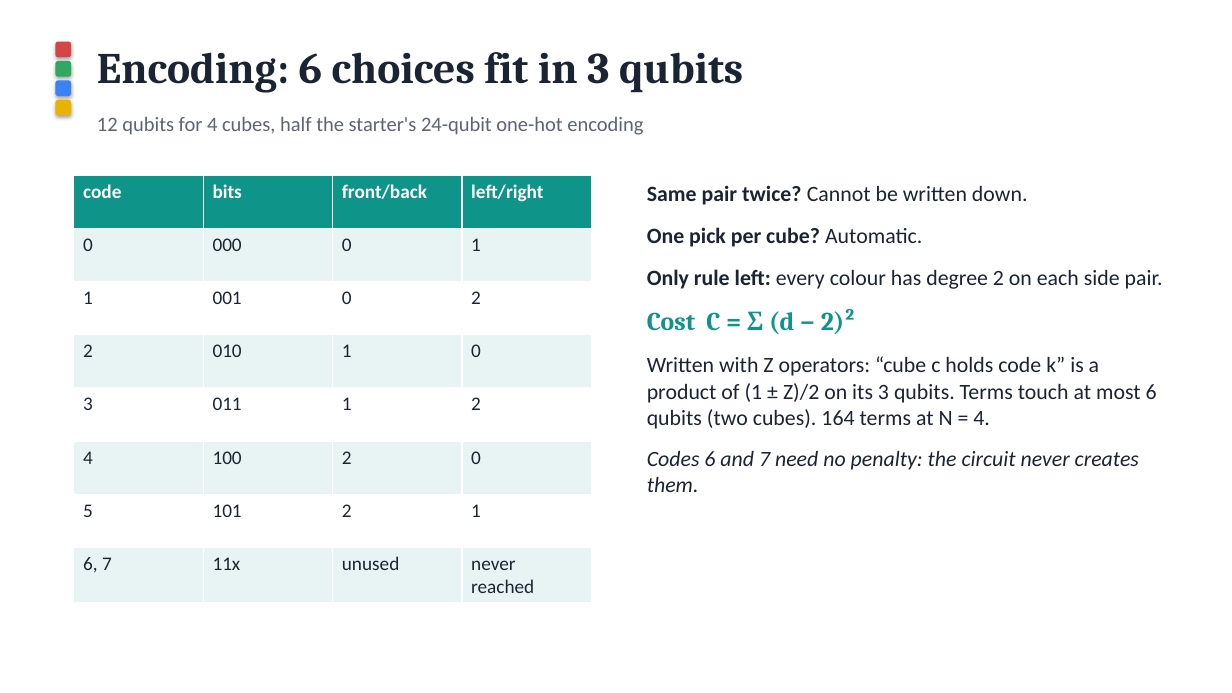
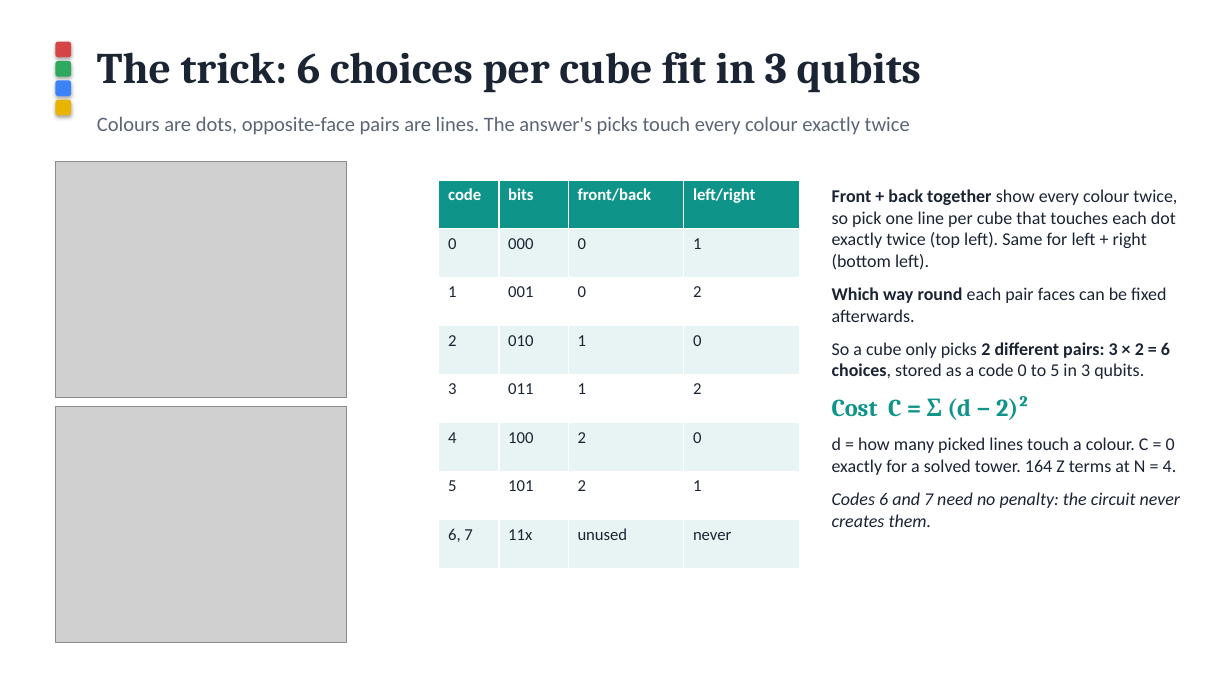
Before and after one commit to rmohanty521/qiskit, a slide deck: slide 3 of slides.pptx. Drawn at 1232x693 pixels with LibreOffice and Linux fonts; fonts in the diff are those of the drawing; grey boxes stand for pictures. Boxes give left, top, right and bottom in pixels: in the first picture for what was removed or moved away, otherwise in the second. Text is boxed around its words. In the diff, an @@ line names an element or a change of style, - is before the commit and + after.

```diff
--- a/slides.pptx
+++ b/slides.pptx
@@ text at [97, 52, 921, 93]: text changed @@
-Encoding: 6 choices fit in 3 qubits
+The trick: 6 choices per cube fit in 3 qubits
@@ text at [97, 116, 910, 135]: text changed @@
-12 qubits for 4 cubes, half the starter's 24-qubit one-hot encoding
+Colours are dots, opposite-face pairs are lines. The answer's picks touch every colour exactly twice
@@ picture added at [55, 162, 347, 397] @@
@@ table at [439, 180, 799, 568] @@
-row 8, column 4: never reached
+row 8, column 4: never
@@ size 15 to 13 pt @@
@@ table: place and size @@
-table at [74, 176, 592, 601]
+table at [439, 180, 799, 568]
@@ text removed at [647, 185, 1163, 492] @@
-Same pair twice? Cannot be written down.
-One pick per cube? Automatic.
-Only rule left: every colour has degree 2 on each side pair.
-Cost C = Σ (d − 2)²
-Written with Z operators: “cube c holds code k” is a product of (1 ± Z)/2 on its 3 qubits. Terms touch at most 6 qubits (two cubes). 164 terms at N = 4.
-Codes 6 and 7 need no penalty: the circuit never creates them.
@@ text added at [832, 287, 1181, 527], 14 pt, text #1B2433 @@
+Front + back together show every colour twice, so pick one line per cube that touches each dot exactly twice (top left). Same for left + right (bottom left).
+Which way round each pair faces can be fixed afterwards.
+So a cube only picks 2 different pairs: 3 × 2 = 6 choices, stored as a code 0 to 5 in 3 qubits.
+Cost C = Σ (d − 2)²
+d = how many picked lines touch a colour. C = 0 exactly for a solved tower. 164 Z terms at N = 4.
+Codes 6 and 7 need no penalty: the circuit never creates them.
@@ picture added at [55, 407, 347, 642] @@
```
Also in this commit, not shown: 1 other slide changed, 6 other files.
